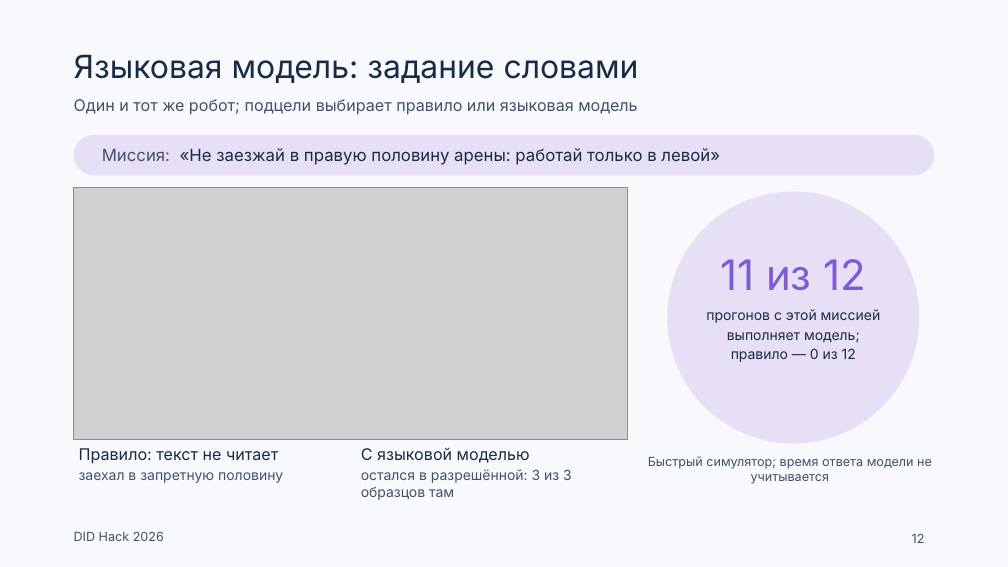
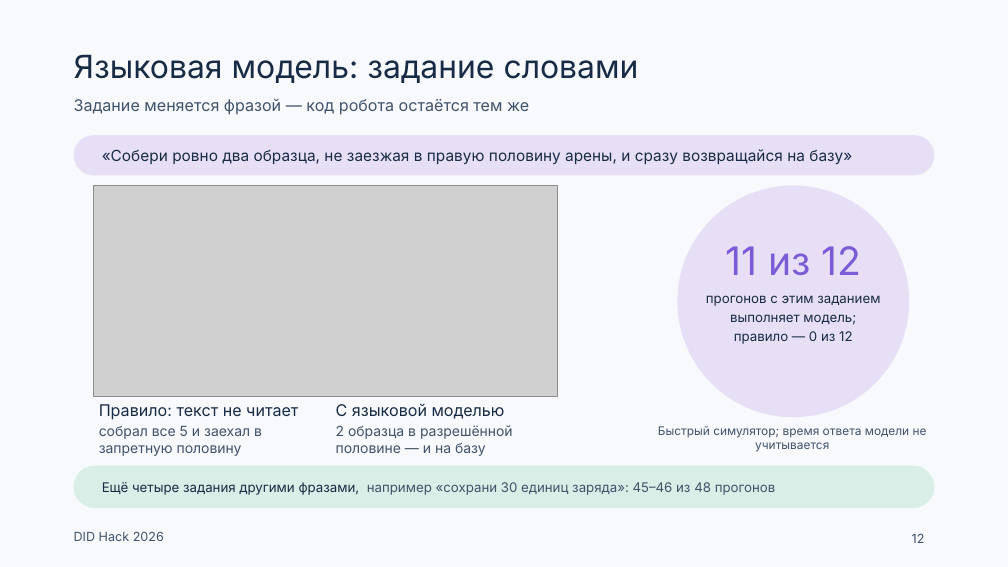
Before and after one commit to Mput13/did-hack, a slide deck: slide 12 of presentation/team/DID_final.pptx. Drawn at 1008x567 pixels with LibreOffice and Linux fonts; fonts in the diff are those of the drawing; grey boxes stand for pictures. Boxes give left, top, right and bottom in pixels: in the first picture for what was removed or moved away, otherwise in the second. Text is boxed around its words. In the diff, an @@ line names an element or a change of style, - is before the commit and + after.

```diff
--- a/presentation/team/DID_final.pptx
+++ b/presentation/team/DID_final.pptx
@@ text at [74, 98, 529, 115]: text changed @@
-Один и тот же робот; подцели выбирает правило или языковая модель
+Задание меняется фразой — код робота остаётся тем же
@@ text at [102, 149, 852, 164]: text changed; size 12 to 11 pt @@
-Миссия: «Не заезжай в правую половину арены: работай только в левой»
+«Собери ровно два образца, не заезжая в правую половину арены, и сразу возвращайся на базу»
@@ picture: place and size @@
-picture at [74, 187, 628, 439]
+picture at [94, 185, 557, 396]
@@ ellipse: place and size @@
-ellipse at [667, 192, 919, 444]
+ellipse at [677, 185, 909, 417]
@@ text "11 из 12": place and size @@
-text "11 из 12" at [720, 259, 866, 290]
+text "11 из 12" at [725, 246, 862, 275]
@@ text "11 из 12" at [725, 246, 862, 275]: size 30 to 28 pt @@
@@ text "прогонов с этим заданием": place and size @@
-text "прогонов с этим заданием" at [706, 309, 881, 362]
+text "прогонов с этим заданием" at [706, 295, 880, 344]
@@ text at [706, 295, 880, 306]: text changed; size 10 to 9.5 pt @@
-прогонов с этой миссией
+прогонов с этим заданием
@@ text at [730, 314, 856, 344]: size 10 to 9.5 pt in "выполняет модель;", "правило — 0 из 12" @@
@@ text "Правило: текст не читает": place and size @@
-text "Правило: текст не читает" at [79, 448, 283, 483]
+text "Правило: текст не читает" at [99, 404, 298, 456]
@@ text "С языковой моделью": place and size @@
-text "С языковой моделью" at [361, 447, 572, 500]
+text "С языковой моделью" at [336, 403, 513, 456]
@@ text at [99, 426, 262, 456]: text changed @@
-заехал в запретную половину
+собрал все 5 и заехал в запретную половину
@@ text at [336, 425, 513, 456]: text changed @@
-остался в разрешённой: 3 из 3 образцов там
+2 образца в разрешённой половине — и на базу
@@ text "Быстрый симулятор; время ответа модели ...": place and size @@
-text "Быстрый симулятор; время ответа модели ..." at [648, 456, 932, 484]
+text "Быстрый симулятор; время ответа модели ..." at [658, 426, 927, 452]
@@ text "Быстрый симулятор; время ответа модели ..." at [658, 426, 927, 452]: size 9 to 8.5 pt @@
@@ rounded rectangle added at [74, 466, 934, 508], fill #D9EEE7 @@
@@ text added at [102, 482, 776, 495], 9.5 pt, text #40536B @@
+Ещё четыре задания другими фразами, например «сохрани 30 единиц заряда»: 45–46 из 48 прогонов
```
Also in this commit, not shown: 1 other slide changed, 10 other files.
